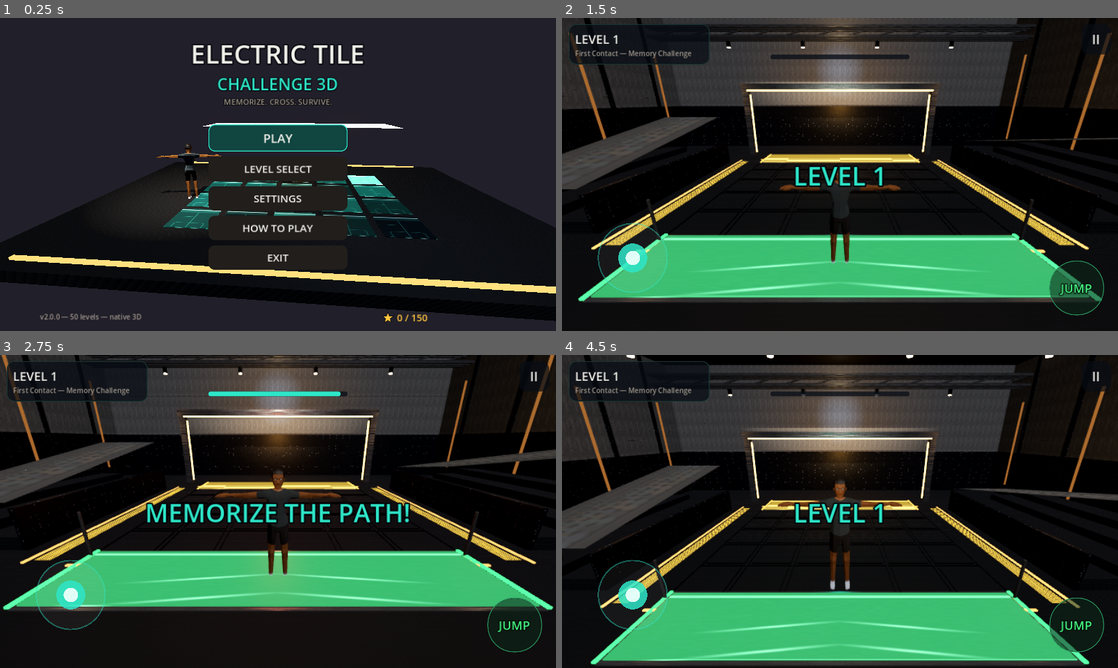
Above: before the commit, frames 1-4 (two rows, left to right).
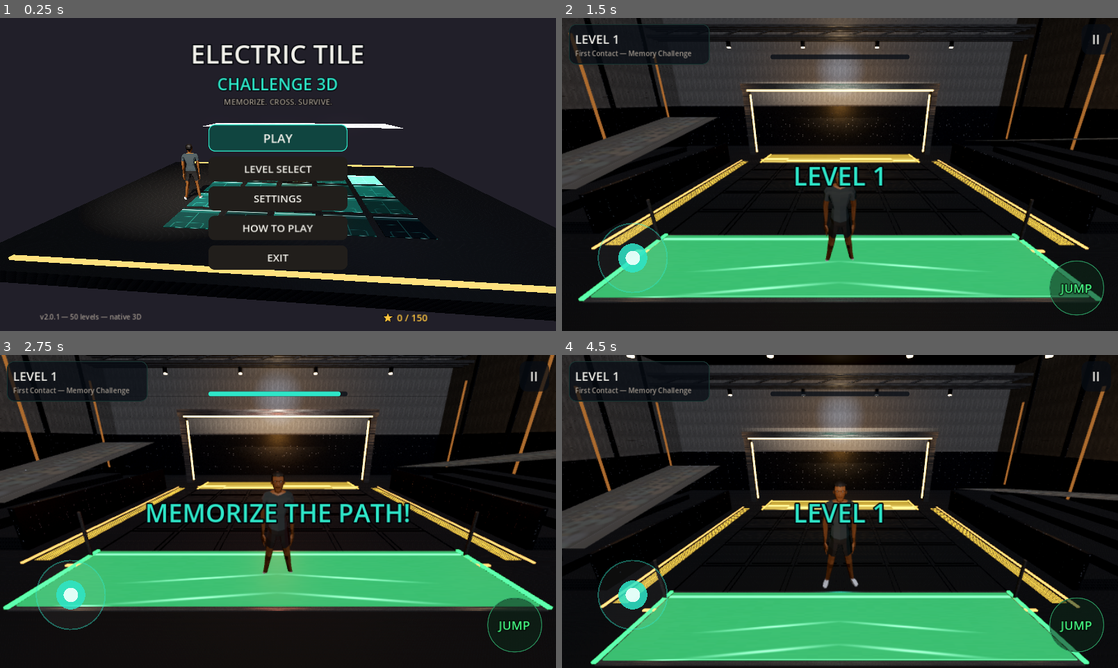
Above: after the commit, the same moments.

Repository: psfaruk/electric-tile-challenge-3d
Game: Godot game, scene res://scenes/main.tscn
Same seed, same stepped clock (60 frames per second), same inputs: the game is played once before the commit and once after it.
Inputs (mouse positions are in pixels of both pictures, inside the frame that each line leads up to):
- Up to frame 1 (0.25 s): no input
- Up to frame 2 (1.5 s): click "PLAY" at 0.5 s; click "1" at 1.25 s
- Up to frame 3 (2.75 s): move the mouse to (400, 495) at 2.02 s; hold D (move_right) from 2.03 s (still down); click (400, 495) at 2.17 s; tap Space (jump) at 2.27 s
- Up to frame 4 (4.5 s): release D (move_right) at 2.75 s; drag from (728, 527) to (812, 574) at 2.77 s; click "II" at 3.5 s; click "RESTART LEVEL" at 4.25 s

The runs differ from the first frame. In frame 1, 0.4% of the frame differs, in the area x 10-40%, y 40-97%; in frame 2, 0.7%; in frame 3, 0.8%; in frame 4, 0.9%, in the area x 38-62%, y 40-76%.

Commit message:
v2.0.1: fix character bind/mesh mismatch — idle-posed vertices baked at export
Root cause: the source blend displays T-posed at Blender REST (bind ==
edit-rest == idle, raw mesh == T-pose; it only looks posed while an
action is active). The unbaked glTF therefore shipped T-pose vertices
with idle inverse-binds — identity skinning rendered the raw T-pose on
every renderer, phones included.

Fix: export pipeline (scripts-dev/export_human_glb.py) now bakes the
armature modifier UNDER the Man_Idle pose before export, so the mesh
data, the binds and the rest chain all agree on the idle stance
(mesh x-span 1.94 m -> 0.61 m). Verified rendering on the software-GL
stack (which previously proved the bug — un-deformed mesh = raw data),
plus headless pose/state checks. Character now shows the correct idle
stance everywhere and walk/run/jump/death animations deform properly.

Smoke 8/8, touch E2E 39/39 re-passed. Version 2.0.1 (versionCode 5).

Diff:
--- a/project.godot
+++ b/project.godot
@@ -7,7 +7,7 @@
 
 config/name="Electric Tile Challenge 3D"
 config/description="A native 3D electric floor-tile challenge. Memorize the safe path, cross the grid, survive all 50 levels."
-config/version="2.0.0"
+config/version="2.0.1"
 run/main_scene="res://scenes/main.tscn"
 config/features=PackedStringArray("4.3")
 config/icon="res://icon.svg"
--- a/scripts/ui/screens/main_menu.gd
+++ b/scripts/ui/screens/main_menu.gd
@@ -220,7 +220,7 @@
         menu.add_child(U.button("HOW TO PLAY", _how, false, Vector2(320, 56), 24))
         menu.add_child(U.button("EXIT", _exit, false, Vector2(320, 56), 24))
 
-        var ver := U.label("v2.0.0 — 50 levels — native 3D", 16, U.C.dim)
+        var ver := U.label("v2.0.1 — 50 levels — native 3D", 16, U.C.dim)
         _place(ver, Control.PRESET_BOTTOM_LEFT, 18, -44, 400, -14)
         root.add_child(ver)
 
Binary file changed: assets/characters/human/human_male.glb
Not shown, changed: export_presets.cfg
Not shown, changed: docs/asset_reports/character_report.md
